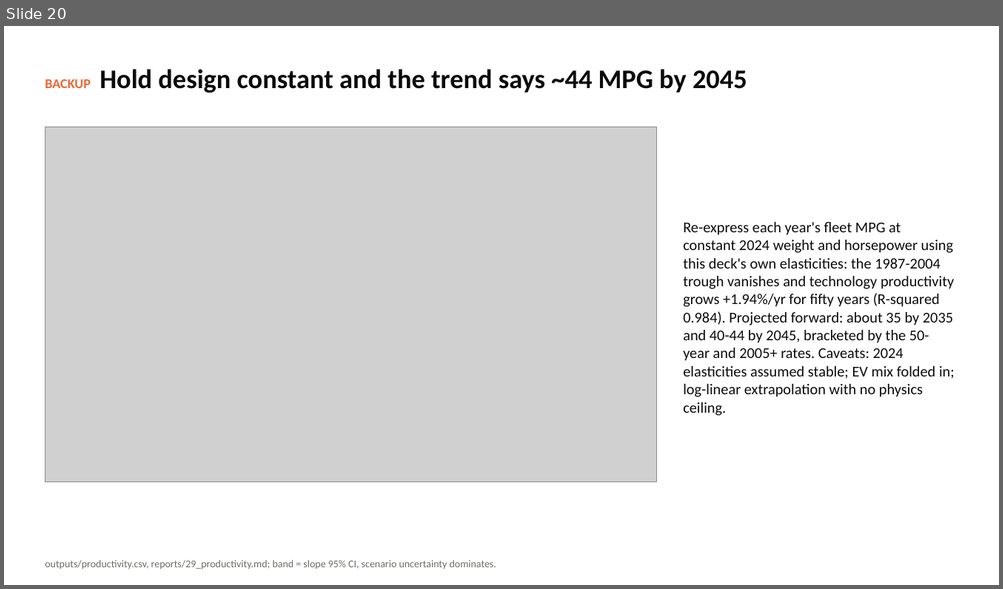
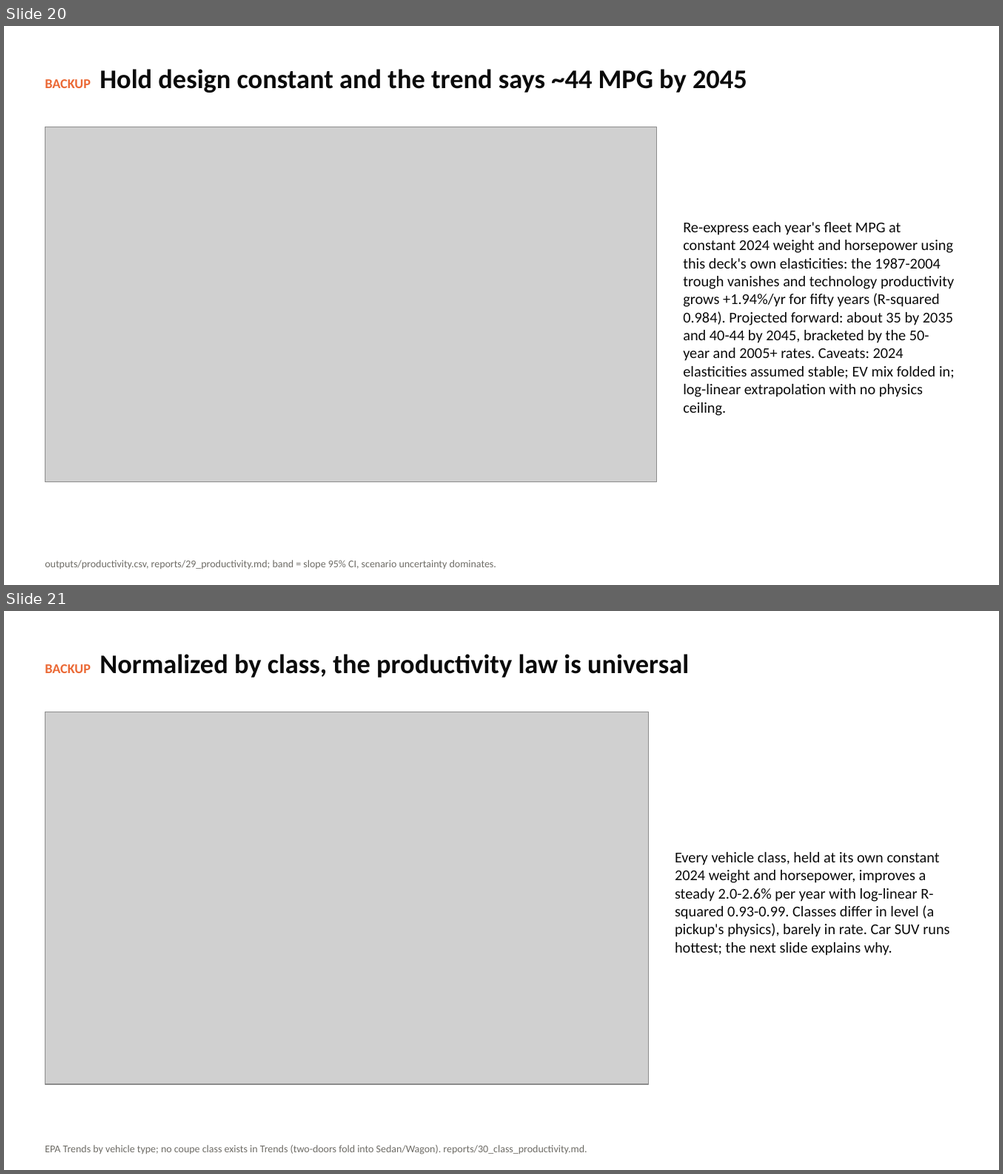
Before and after one commit to SCherwonik/OS3180, a slide deck: MPG Prediction Deck.pptx. Shown one above the other, each under a label of ours: slide 20 before the commit, slides 20 and 21 after it. The pictures are 1003x589 and 1003x1174 pixels, drawn with LibreOffice and Linux fonts; fonts in the diff are those of the drawing; grey boxes stand for pictures. Boxes give left, top, right and bottom in pixels: in the first picture for what was removed or moved away, otherwise in the second. Text is boxed around its words. In the diff, an @@ line names an element or a change of style, - is before the commit and + after.

```diff
--- a/MPG Prediction Deck.pptx
+++ b/MPG Prediction Deck.pptx
@@ slide 21 added at bbox=[4, 611, 999, 1170], background #FFFFFF @@
@@ text added at bbox=[45, 654, 688, 678], 26 pt, text #0B0B0B, bold @@
+BACKUP Normalized by class, the productivity law is universal
@@ picture added at bbox=[45, 712, 649, 1085] @@
@@ text added at bbox=[674, 852, 949, 956], 14.5 pt, text #0B0B0B @@
+Every vehicle class, held at its own constant 2024 weight and horsepower, improves a steady 2.0-2.6% per year with log-linear R-squared 0.93-0.99. Classes differ in level (a pickup's physics), barely in rate. Car SUV runs hottest; the next slide explains why.
@@ text added at bbox=[45, 1145, 586, 1155], 10 pt, text #6E6C66 @@
+EPA Trends by vehicle type; no coupe class exists in Trends (two-doors fold into Sedan/Wagon). reports/30_class_productivity.md.
```
Also in this commit, not shown: 5 slides changed, 3 other slides added, 2 other files.
